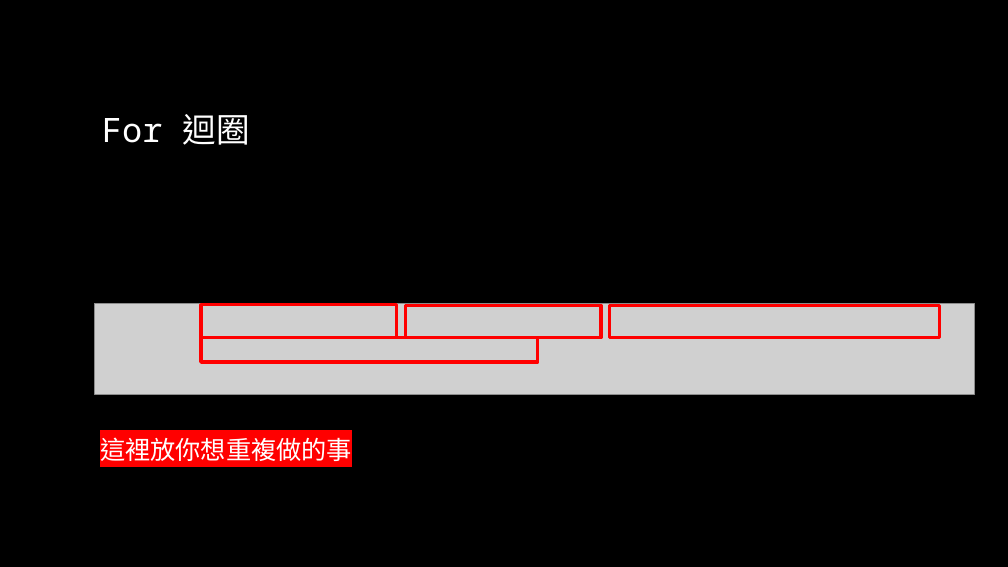
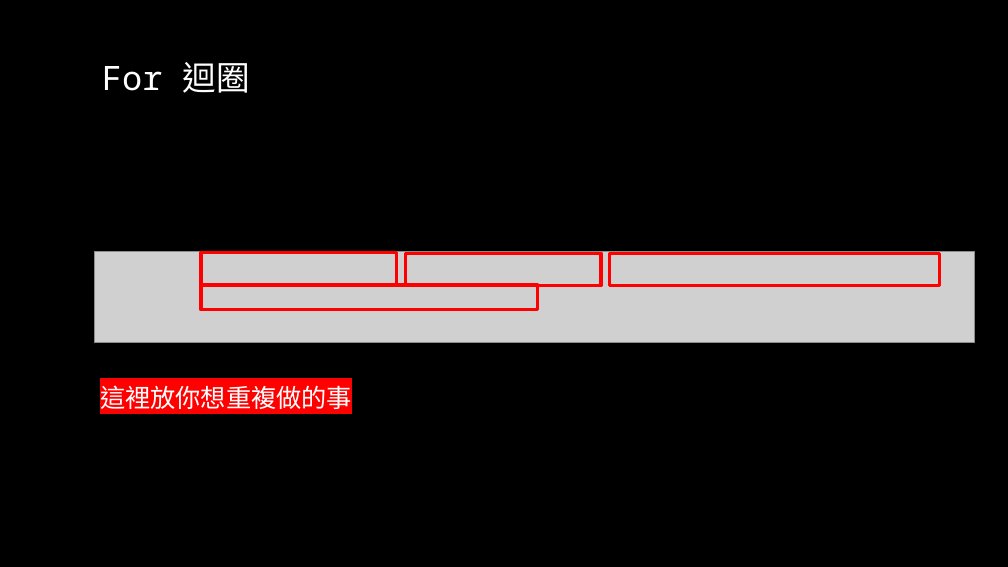
Before and after one commit to liuutin9/2023_summer_camp, a slide deck: slide 8 of 電機_C_Day_2.pptx. Drawn at 1008x567 pixels with LibreOffice and Linux fonts; fonts in the diff are those of the drawing; grey boxes stand for pictures; background and template pictures are left out. Boxes give left, top, right and bottom in pixels: in the first picture for what was removed or moved away, otherwise in the second. Text is boxed around its words. In the diff, an @@ line names an element or a change of style, - is before the commit and + after.

```diff
--- a/電機_C_Day_2.pptx
+++ b/電機_C_Day_2.pptx
@@ 2 rectangles, 1 title: place and size @@
-2 rectangles, 1 title at bbox=[102, 114, 939, 338]
+2 rectangles, 1 title at bbox=[102, 62, 939, 286]
@@ 2 rectangles, 1 picture, 1 text: place and size @@
-2 rectangles, 1 picture, 1 text at bbox=[95, 303, 975, 461]
+2 rectangles, 1 picture, 1 text at bbox=[95, 251, 975, 409]
```
Also in this commit, not shown: 30 other slides changed.
